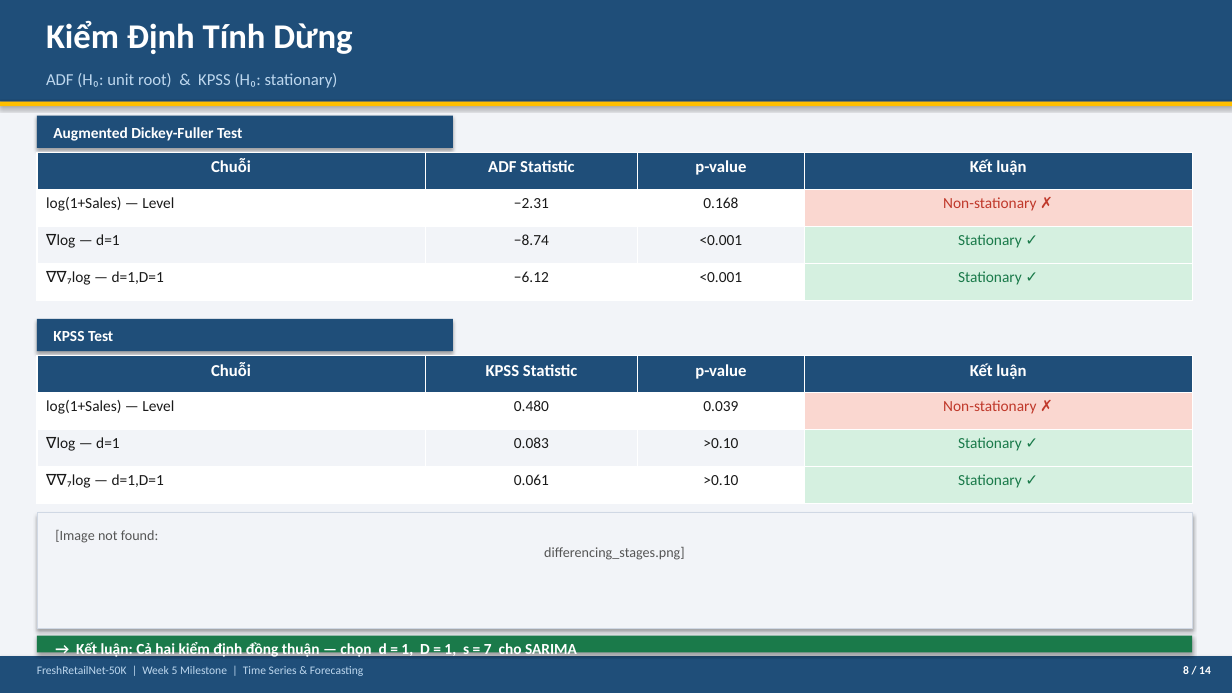
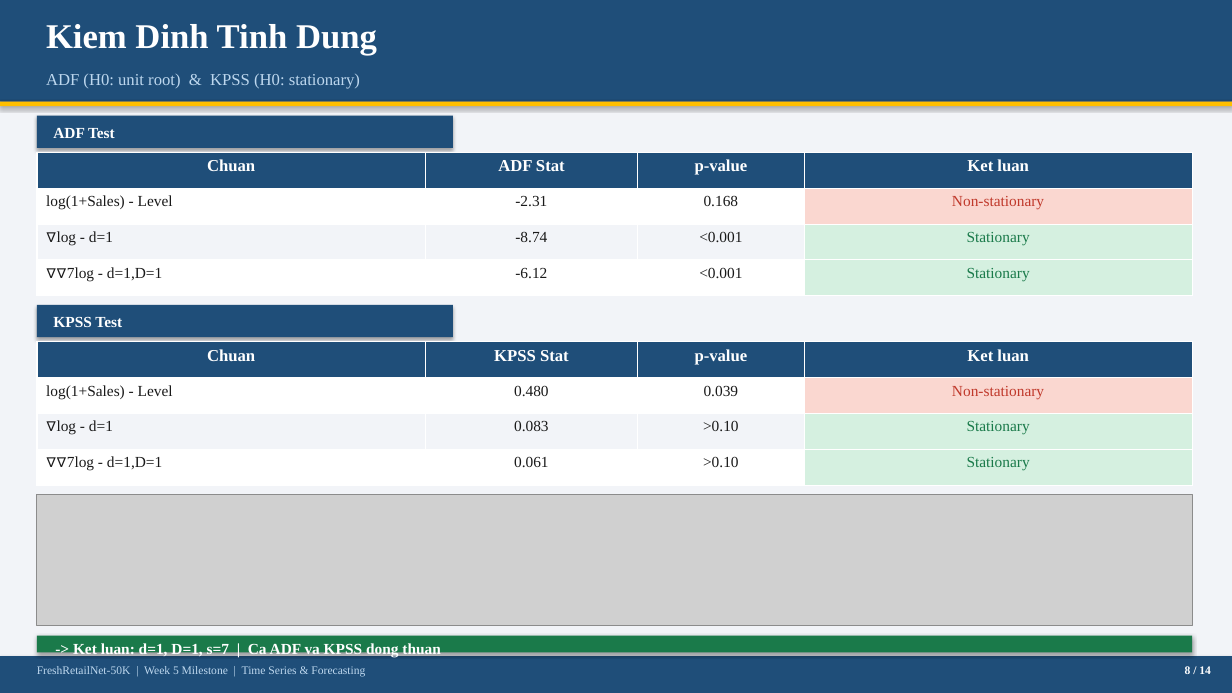
Before and after one commit to thanh-tai-435/TimeSeriesMrSu, a slide deck: slide 8 of Week5_Slides.pptx. Drawn at 1232x693 pixels with LibreOffice and Linux fonts; fonts in the diff are those of the drawing; grey boxes stand for pictures. Boxes give left, top, right and bottom in pixels: in the first picture for what was removed or moved away, otherwise in the second. Text is boxed around its words. In the diff, an @@ line names an element or a change of style, - is before the commit and + after.

```diff
--- a/Week5_Slides.pptx
+++ b/Week5_Slides.pptx
@@ text at <box>46,24,377,55</box>: text changed; font Calibri to Times New Roman @@
-Kiểm Định Tính Dừng
+Kiem Dinh Tinh Dung
@@ text at <box>46,73,360,89</box>: text changed; font Calibri to Times New Roman @@
-ADF (H₀: unit root) & KPSS (H₀: stationary)
+ADF (H0: unit root) & KPSS (H0: stationary)
@@ text at <box>53,128,115,138</box>: text changed; font Calibri to Times New Roman @@
-Augmented Dickey-Fuller Test
+ADF Test
@@ table at <box>37,152,1192,296</box> @@
-row 1: Chuỗi | ADF Statistic | p-value | Kết luận
+row 1: Chuan | ADF Stat | p-value | Ket luan
-row 2: log(1+Sales) — Level | −2.31 | 0.168 | Non-stationary ✗
+row 2: log(1+Sales) - Level | -2.31 | 0.168 | Non-stationary
-row 3: ∇log — d=1 | −8.74 | <0.001 | Stationary ✓
+row 3: ∇log - d=1 | -8.74 | <0.001 | Stationary
-row 4: ∇∇₇log — d=1,D=1 | −6.12 | <0.001 | Stationary ✓
+row 4: ∇∇7log - d=1,D=1 | -6.12 | <0.001 | Stationary
@@ font Calibri to Times New Roman in "p-value", "0.168", "<0.001", "<0.001" @@
@@ rectangle: place and size @@
-rectangle at <box>37,319,453,351</box>
+rectangle at <box>37,305,453,337</box>
@@ font Calibri to Times New Roman in 3 elements at <box>37,666,365,677</box>, <box>1185,666,1211,674</box>, <box>53,317,122,327</box> @@
@@ text "KPSS Test": place and size @@
-text "KPSS Test" at <box>53,331,113,341</box>
+text "KPSS Test" at <box>53,317,122,327</box>
@@ table at <box>37,342,1192,485</box> @@
-row 1: Chuỗi | KPSS Statistic | p-value | Kết luận
+row 1: Chuan | KPSS Stat | p-value | Ket luan
-row 2, column 1: log(1+Sales) — Level
+row 2, column 1: log(1+Sales) - Level
-row 2, column 4: Non-stationary ✗
+row 2, column 4: Non-stationary
-row 3, column 1: ∇log — d=1
+row 3, column 1: ∇log - d=1
-row 3, column 4: Stationary ✓
+row 3, column 4: Stationary
-row 4, column 1: ∇∇₇log — d=1,D=1
+row 4, column 1: ∇∇7log - d=1,D=1
-row 4, column 4: Stationary ✓
+row 4, column 4: Stationary
@@ font Calibri to Times New Roman in "p-value", "0.480", "0.039", "0.083" and 3 more places @@
@@ table: place and size @@
-table at <box>37,356,1192,504</box>
+table at <box>37,342,1192,485</box>
@@ picture added at <box>37,494,1192,626</box> @@
@@ rectangle removed at <box>37,513,1192,628</box> @@
@@ text removed at <box>55,530,684,560</box> @@
-[Image not found:
-differencing_stages.png]
@@ text at <box>73,642,440,658</box>: text changed; font Calibri to Times New Roman @@
-→ Kết luận: Cả hai kiểm định đồng thuận — chọn d = 1, D = 1, s = 7 cho SARIMA
+-> Ket luan: d=1, D=1, s=7 | Ca ADF va KPSS dong thuan
```
Also in this commit, not shown: 12 other slides changed, 1 slide added, 1 slide removed, 13 other files.
